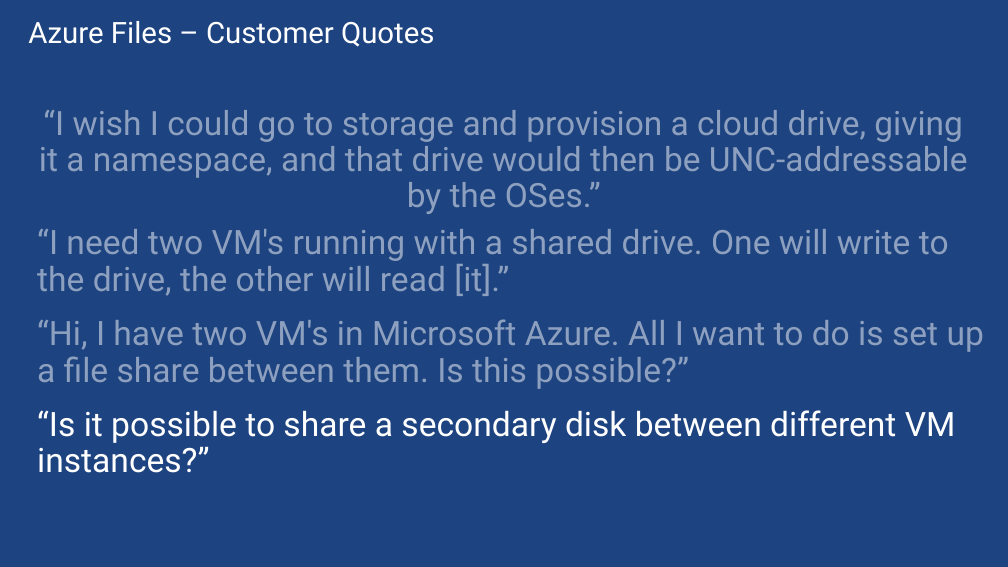
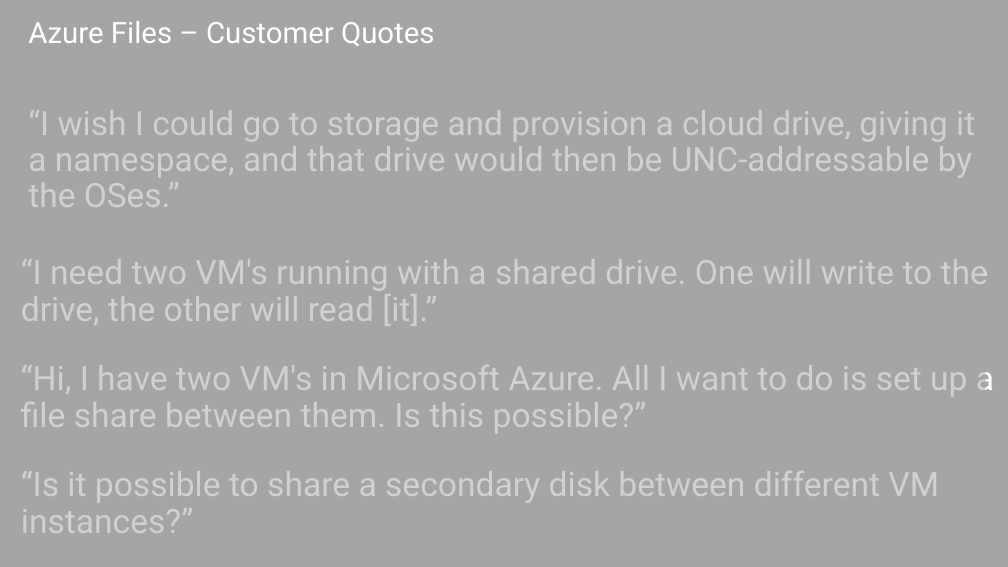
Before and after one commit to sack212/BasicAzureCamp, a slide deck: slide 36 of Data-Storage/Data-Storage.pptx (slide 19 before the commit). Drawn at 1008x567 pixels with LibreOffice and Linux fonts; fonts in the diff are those of the drawing. Boxes give left, top, right and bottom in pixels: in the first picture for what was removed or moved away, otherwise in the second. Text is boxed around its words. In the diff, an @@ line names an element or a change of style, - is before the commit and + after.

Commit message:
Updates to Data-Storage including first unit test style demo.

```diff
--- a/Data-Storage/Data-Storage.pptx
+++ b/Data-Storage/Data-Storage.pptx
@@ background #1D4380 to #A5A5A5 @@
@@ text "“I wish I could go ...": place and size @@
-text "“I wish I could go ..." at <box>39,110,968,214</box>
+text "“I wish I could go ..." at <box>28,110,975,207</box>
@@ text "“I wish I could go ..." at <box>28,110,975,207</box>: alignment centre to left; indent changed; less space between paragraphs @@
@@ fill #1D4380 at 50% opacity to #A5A5A5 at 50% opacity in 3 elements at <box>23,239,986,329</box>, <box>23,329,986,435</box>, <box>23,107,986,228</box> @@
@@ rectangle: place and size @@
-rectangle at <box>23,98,986,223</box>
+rectangle at <box>23,107,986,228</box>
@@ rectangle: place and size @@
-rectangle at <box>23,223,986,303</box>
+rectangle at <box>23,239,986,329</box>
@@ text "“I need two VM's running ...": place and size @@
-text "“I need two VM's running ..." at <box>37,229,949,296</box>
+text "“I need two VM's running ..." at <box>21,259,988,326</box>
@@ text "“I need two VM's running ..." at <box>21,259,988,326</box>: indent changed @@
@@ rectangle: place and size @@
-rectangle at <box>23,302,986,404</box>
+rectangle at <box>23,329,986,435</box>
@@ text "“Hi, I have two VM's ...": place and size @@
-text "“Hi, I have two VM's ..." at <box>37,319,984,389</box>
+text "“Hi, I have two VM's ..." at <box>21,365,994,433</box>
@@ text "“Hi, I have two VM's ..." at <box>21,365,994,433</box>: indent changed; less space between paragraphs @@
@@ rectangle added at <box>23,441,986,547</box>, fill #A5A5A5 at 50% opacity @@
@@ text "“Is it possible to share ..." at <box>21,471,939,533</box>: indent changed; less space between paragraphs @@
@@ text "“Is it possible to share ...": place and size @@
-text "“Is it possible to share ..." at <box>37,410,956,473</box>
+text "“Is it possible to share ..." at <box>21,471,939,533</box>
```
Also in this commit, not shown: 42 other slides changed, 25 slides added, 2 slides removed, 12 other files.
